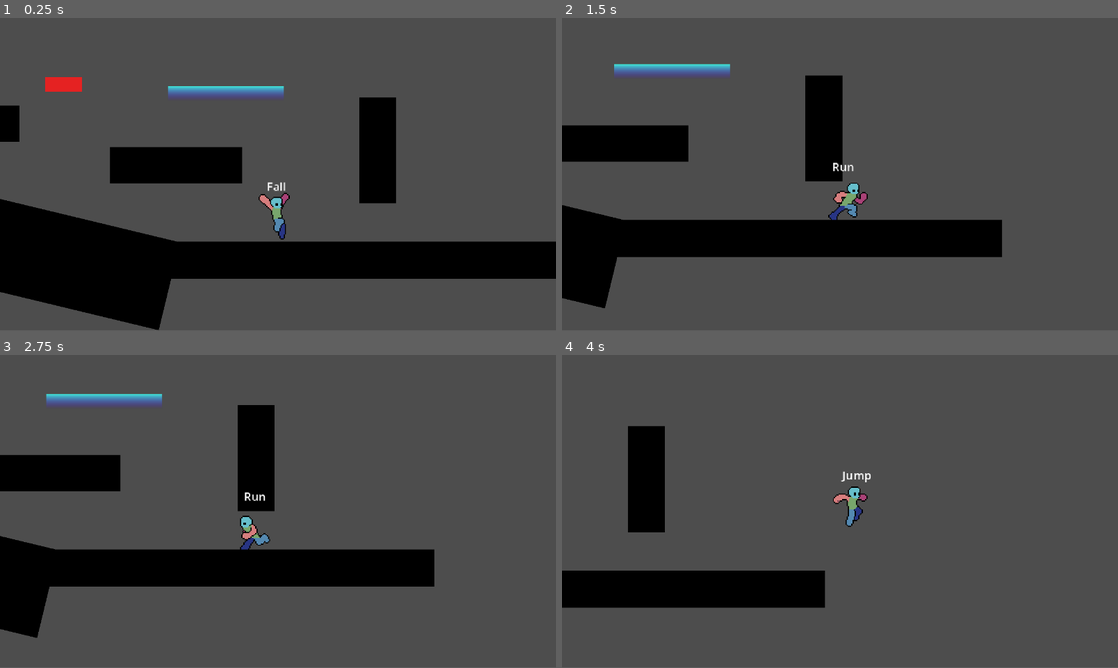
Above: before the commit, frames 1-4 (two rows, left to right).
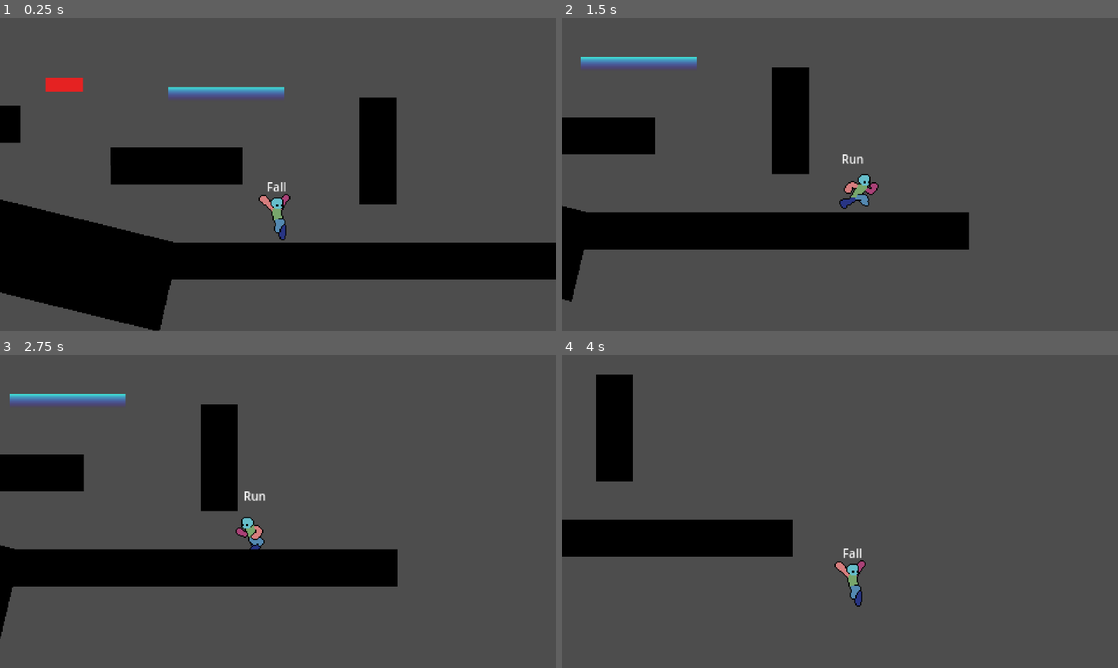
Above: after the commit, the same moments.

Repository: TianJunShi1/harry-forge
Game: Godot game, scene res://main.tscn
The game is run twice, just before and just after one commit, with the same random seed, the same clock (stepped at 60 frames per second) and the same inputs. Before the commit the project starts from res://playground.tscn.
Inputs:
- Up to frame 1 (0.25 s): no input
- Up to frame 2 (1.5 s): hold D (right) from 0.53 s (still down); tap Shift (run) at 0.6, 1.35 s; tap Space (jump) at 0.77 s
- Up to frame 3 (2.75 s): tap Space (jump) at 1.52 s; release D (right) at 2.03 s; hold A (left) from 2.03 s (still down); tap Shift (run) at 2.1 s
- Up to frame 4 (4 s): release A (left) at 2.78 s; hold D (right) from 2.78 s (still down); tap Shift (run) at 2.85, 3.6 s; tap Space (jump) at 3.02, 3.77 s
The window is 800x449 before the commit and 800x450 after it. Grey fills any space a smaller window leaves; there, only what the larger window draws over its background counts as a difference.

The runs differ from the first frame. In frame 1, 1.5% of the frame differs, in the area x 0-100%, y 18-100%; in frame 2, 13%; in frame 3, 8.2%; in frame 4, 15%, in the area x 0-56%, y 6-81%.

Commit message:
feat: 像素完美摄像机（SubViewport + 亚像素补偿）
实现社区经典的"双层渲染"方案，从根本上消除像素抖动 shimmer：
- 关卡渲染到 SubViewport（481×271，1px slack），内部 Camera2D
  通过 floor() 锁定到整数像素，输出永远像素对齐
- 顶层 DisplaySprite 把 SubViewport 按 3× 放大显示到屏幕中心
- 每帧根据 GameCamera2D 暴露的 subpixel_offset 反向平移
  DisplaySprite，在屏幕级恢复亚像素平滑感

改动：
- game_camera.gd：新增 public subpixel_offset，4 处 global_position
  改为 floor() + 残差暴露；_smoothed_position 浮点精度保留
- 新建 pixel_renderer.gd / pixel_renderer.tscn：渲染容器
- 新建 main.tscn：包装 PixelRenderer + playground.tscn
- project.godot：stretch_mode=disabled，main_scene=main.tscn

保留所有已修复功能：vertical_offset、lock smoothstep 过渡、
hard_clamp 跳过、look-ahead、maxf/minf、_facing_target 清零。

https://claude.ai/code/session_01AJSbFJj2VUMALu7WGXsoLR

Diff:
--- /dev/null
+++ b/general/camera/pixel_renderer.tscn
@@ -0,0 +1,19 @@
+[gd_scene load_steps=2 format=3 uid="uid://bpx5r3ndm7q4e"]
+
+[ext_resource type="Script" path="res://general/scripts/pixel_renderer.gd" id="1_renderer"]
+
+[node name="PixelRenderer" type="Node2D"]
+script = ExtResource("1_renderer")
+
+[node name="SubViewport" type="SubViewport" parent="."]
+disable_3d = true
+size = Vector2i(481, 271)
+render_target_update_mode = 4
+snap_2d_transforms_to_pixel = true
+snap_2d_vertices_to_pixel = true
+default_canvas_item_texture_filter = 0
+
+[node name="DisplaySprite" type="Sprite2D" parent="."]
+texture_filter = 1
+position = Vector2(720, 405)
+scale = Vector2(3, 3)
--- a/general/scripts/game_camera.gd
+++ b/general/scripts/game_camera.gd
@@ -87,6 +87,10 @@
 var _look_ahead_value: float = 0.0
 var _initialized: bool = false
 
+## 像素完美渲染：浮点位置中无法被 floor() 表达的小数残差。
+## 由 PixelRenderer 在屏幕级以 -subpixel_offset * scale 平移 DisplaySprite 来恢复亚像素平滑感。
+var subpixel_offset: Vector2 = Vector2.ZERO
+
 # 临时聚焦点：id -> { position, weight_target, weight_current, fade_speed }
 var _focus_points: Dictionary = {}
 
@@ -105,7 +109,9 @@
 		follow_target = get_tree().get_first_node_in_group("player") as Node2D
 	if follow_target:
 		_smoothed_position = follow_target.global_position
-		global_position = _smoothed_position
+		var snapped := _smoothed_position.floor()
+		subpixel_offset = _smoothed_position - snapped
+		global_position = snapped
 		_initialized = true
 
 
@@ -119,7 +125,9 @@
 	if not _initialized:
 		# 场景加载时若当前应处于锁定状态，直接快照到锁定中心
 		_smoothed_position = _target_lock_center if _target_lock_to_center else follow_target.global_position
-		global_position = _smoothed_position
+		var snapped := _smoothed_position.floor()
+		subpixel_offset = _smoothed_position - snapped
+		global_position = snapped
 		_initialized = true
 
 	_advance_bounds_transition(delta)
@@ -151,7 +159,10 @@
 	if _target_has_bounds and not _lock_transition_active:
 		_smoothed_position = _hard_clamp_to_bounds(_smoothed_position, _displayed_bounds, _displayed_zoom)
 
-	global_position = _smoothed_position
+	# 像素完美：snap 到整数像素，把残余小数交给 PixelRenderer 在屏幕级补偿
+	var snapped := _smoothed_position.floor()
+	subpixel_offset = _smoothed_position - snapped
+	global_position = snapped
 	zoom = _displayed_zoom
 
 	if draw_debug:
@@ -224,7 +235,9 @@
 	if not is_instance_valid(follow_target):
 		return
 	_smoothed_position = follow_target.global_position
-	global_position = _smoothed_position
+	var snapped := _smoothed_position.floor()
+	subpixel_offset = _smoothed_position - snapped
+	global_position = snapped
 	_lock_transition_active = false
 	_lock_tween_t = 1.0
 	_bounds_tween_t = 1.0
--- /dev/null
+++ b/general/scripts/pixel_renderer.gd
@@ -0,0 +1,51 @@
+class_name PixelRenderer extends Node2D
+
+## 像素完美渲染容器。
+##
+## 工作原理：
+##   1. 关卡内容渲染到 SubViewport（内部尺寸 = game_size + 1px slack）
+##   2. SubViewport 内的 GameCamera2D 把 global_position floor 到整数像素，
+##      所以 SubViewport 输出永远像素对齐——无 shimmer
+##   3. DisplaySprite 把 SubViewport 按 screen_scale 放大显示到屏幕中心
+##   4. 每帧从 GameCamera2D 读 subpixel_offset，对 DisplaySprite 反向平移
+##      `-subpixel_offset * screen_scale` 屏幕像素，恢复亚像素平滑感
+
+@export var level: PackedScene
+@export var game_size: Vector2i = Vector2i(480, 270)
+@export var screen_scale: int = 3
+
+@onready var _sub_viewport: SubViewport = $SubViewport
+@onready var _display: Sprite2D = $DisplaySprite
+
+var _camera: GameCamera2D
+var _screen_center: Vector2
+
+
+func _ready() -> void:
+	_sub_viewport.size = game_size + Vector2i.ONE
+	_display.texture = _sub_viewport.get_texture()
+	_display.scale = Vector2(screen_scale, screen_scale)
+	_screen_center = Vector2(game_size) * 0.5 * screen_scale
+	_display.position = _screen_center
+	if level:
+		_sub_viewport.add_child(level.instantiate())
+
+
+func _process(_delta: float) -> void:
+	if not is_instance_valid(_camera):
+		_camera = _find_camera_in_subviewport()
+		if _camera == null:
+			return
+	_display.position = _screen_center - _camera.subpixel_offset * float(screen_scale)
+
+
+func _find_camera_in_subviewport() -> GameCamera2D:
+	# 遍历 SubViewport 子树查找 game_camera 组成员
+	var stack: Array = [_sub_viewport]
+	while not stack.is_empty():
+		var node: Node = stack.pop_back()
+		if node is GameCamera2D and node.is_in_group("game_camera"):
+			return node
+		for child in node.get_children():
+			stack.append(child)
+	return null
--- /dev/null
+++ b/main.tscn
@@ -0,0 +1,9 @@
+[gd_scene load_steps=3 format=3 uid="uid://cmain8dvtpr2w"]
+
+[ext_resource type="PackedScene" path="res://general/camera/pixel_renderer.tscn" id="1_renderer"]
+[ext_resource type="PackedScene" uid="uid://c71co16p8pdqd" path="res://playground.tscn" id="2_level"]
+
+[node name="Main" type="Node2D"]
+
+[node name="PixelRenderer" parent="." instance=ExtResource("1_renderer")]
+level = ExtResource("2_level")
--- a/project.godot
+++ b/project.godot
@@ -11,7 +11,7 @@
 [application]
 
 config/name="Harry Forge"
-run/main_scene="uid://c71co16p8pdqd"
+run/main_scene="res://main.tscn"
 config/features=PackedStringArray("4.6", "Forward Plus")
 config/icon="uid://cgjxe1chpis5w"
 
@@ -21,7 +21,7 @@
 window/size/viewport_height=270
 window/size/window_width_override=1440
 window/size/window_height_override=810
-window/stretch/mode="canvas_items"
+window/stretch/mode="disabled"
 
 [file_customization]
 
